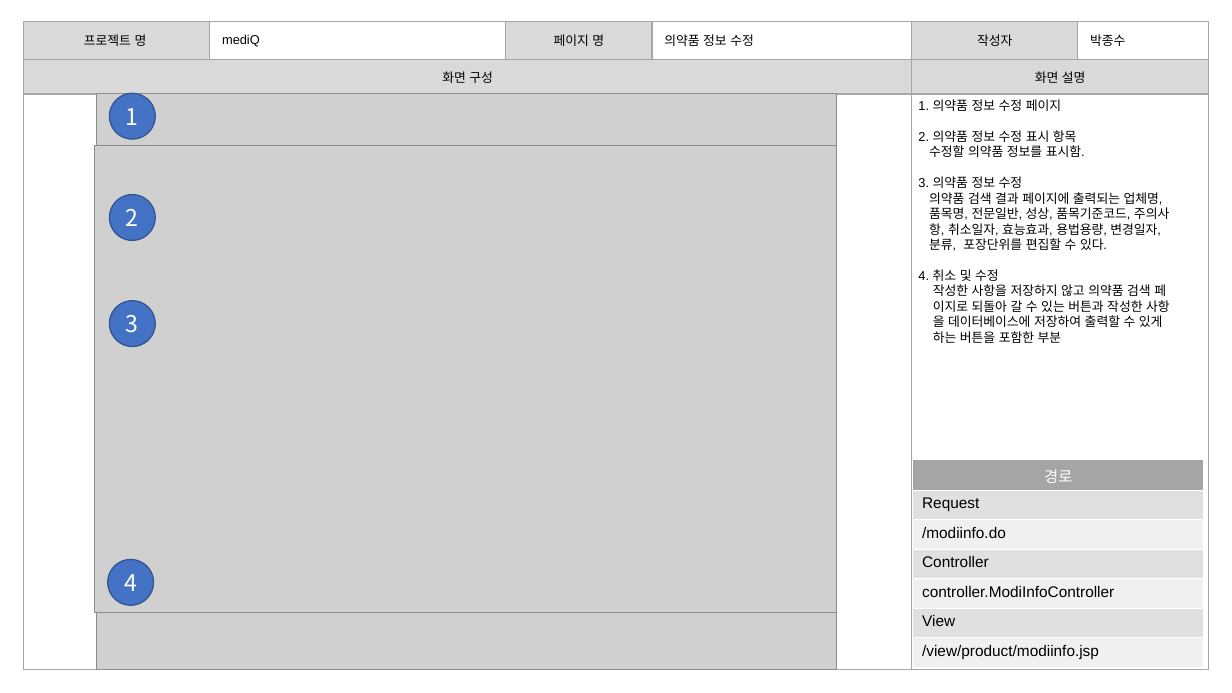
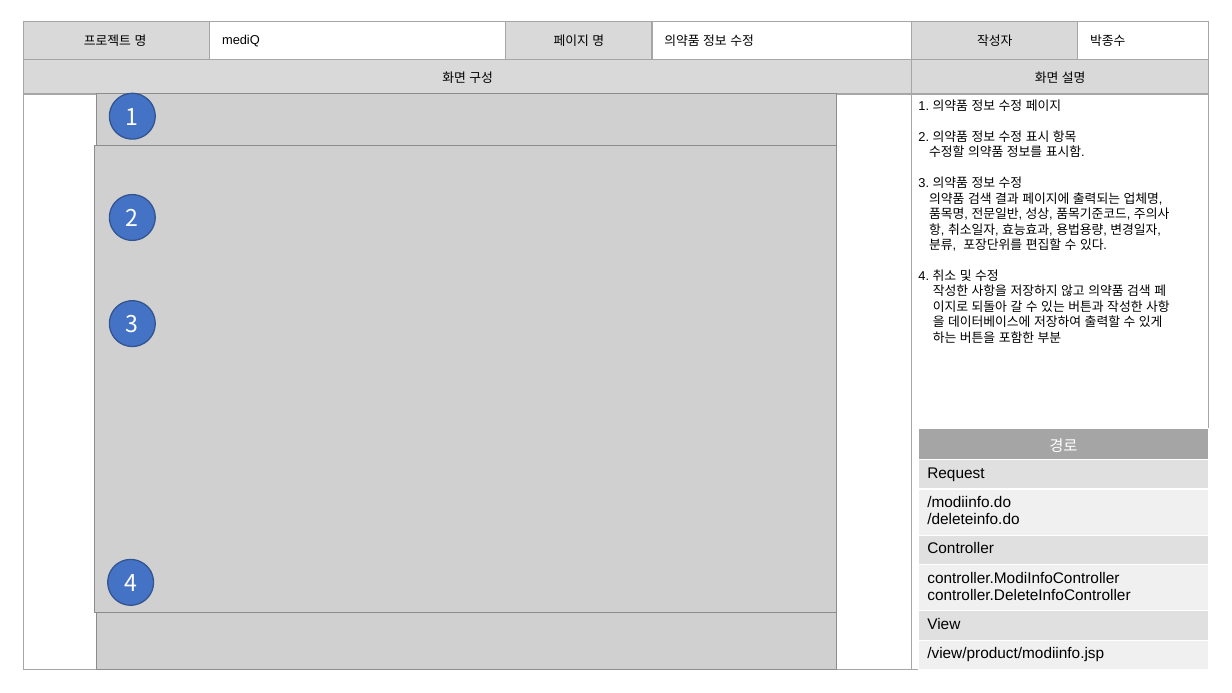
Before and after one commit to burnyst/mediQ, a slide deck: slide 5 of doc/박종수/박종수 스토리보드.pptx. Drawn at 1232x693 pixels with LibreOffice and Linux fonts; fonts in the diff are those of the drawing; grey boxes stand for pictures. Boxes give left, top, right and bottom in pixels: in the first picture for what was removed or moved away, otherwise in the second. Text is boxed around its words. In the diff, an @@ line names an element or a change of style, - is before the commit and + after.

```diff
--- a/doc/박종수/박종수 스토리보드.pptx
+++ b/doc/박종수/박종수 스토리보드.pptx
@@ table at (919, 429, 1210, 670) @@
-row 3, column 1: /modiinfo.do
+row 3, column 1: /modiinfo.do / /deleteinfo.do
-row 5, column 1: controller.ModiInfoController
+row 5, column 1: controller.ModiInfoController / controller.DeleteInfoController
@@ table: place and size @@
-table at (913, 460, 1204, 668)
+table at (919, 429, 1210, 670)
```
Also in this commit, not shown: 1 other slide changed.
